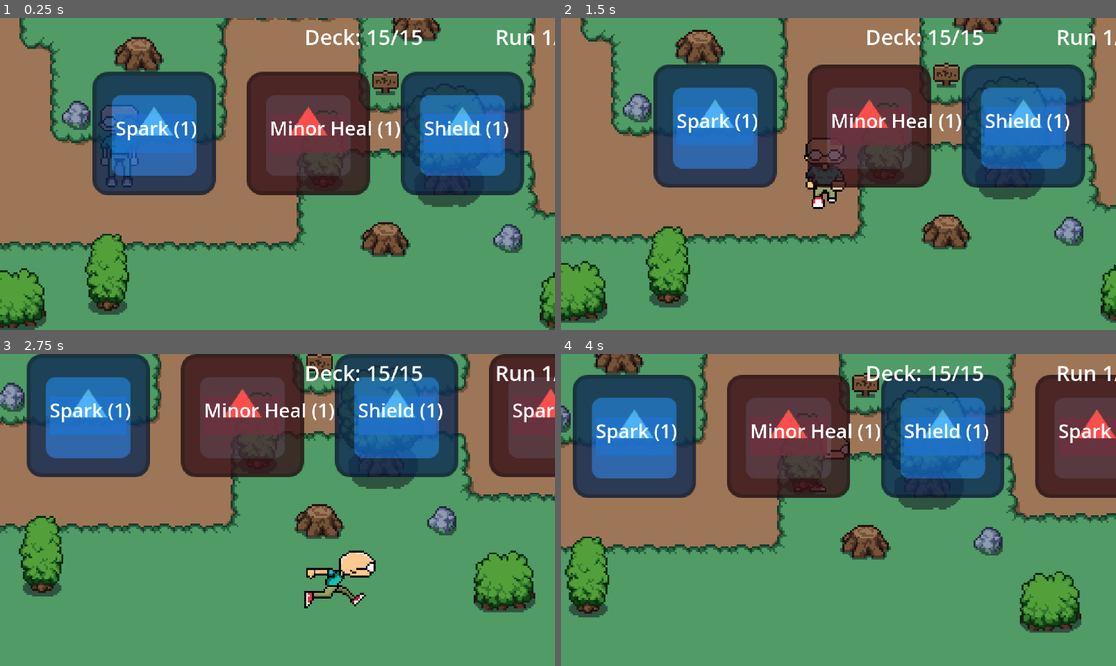
Above: before the commit, frames 1-4 (two rows, left to right).
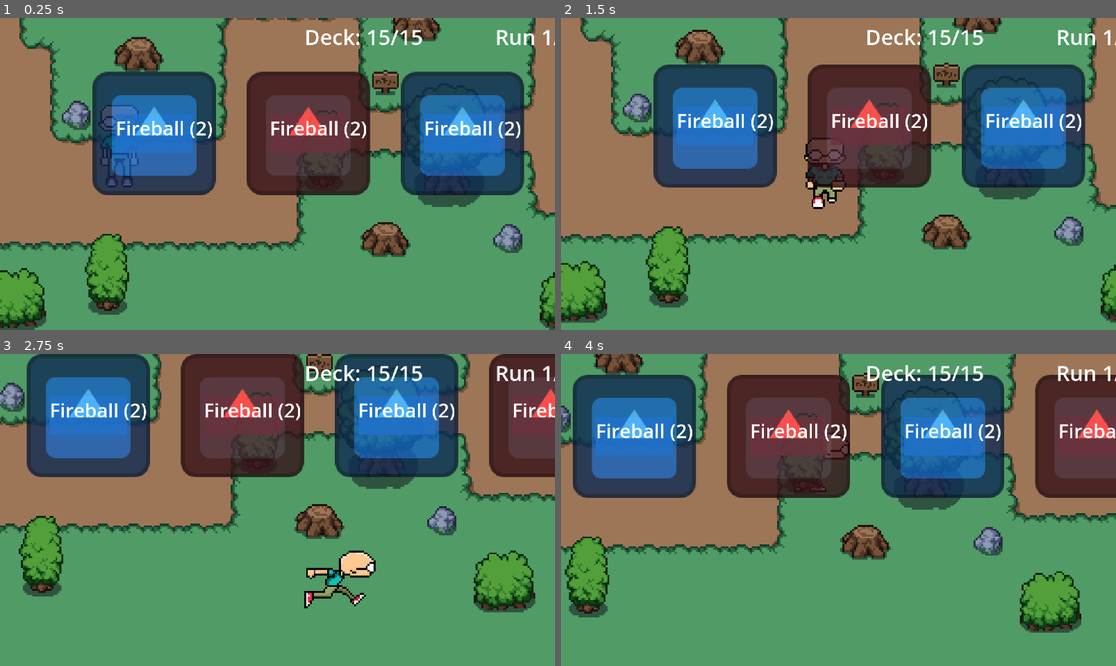
Above: after the commit, the same moments.

Repository: McBoatright/godot-game-project
Game: Godot game, scene res://scenes/world.tscn
Two runs of this game, one before a commit and one after it. Both use one fixed random seed, a clock stepped at 60 frames per second and the inputs below. The project has no main scene, so this scene is started directly. The engine's default icon, where the game draws it, is replaced by a stand-in: a white triangle on a blue panel in a dark square.
Inputs:
- Up to frame 1 (0.25 s): no input
- Up to frame 2 (1.5 s): tap Enter (ui_accept) at 0.5, 0.77 s; hold Right (ui_right) 0.53-1.28 s; tap E (attack) at 0.6, 1.35 s; hold Down (ui_down) from 1.28 s (still down)
- Up to frame 3 (2.75 s): tap Enter (ui_accept) at 1.52 s; release Down (ui_down) at 2.03 s; hold Right (ui_right) from 2.03 s (still down); hold 1 from 2.03 s (still down); tap E (attack) at 2.3 s
- Up to frame 4 (4 s): release Right (ui_right) at 2.78 s; release 1 at 2.78 s; hold Up (ui_up) 2.78-3.53 s; tap 2 at 2.85 s; tap Enter (ui_accept) at 3.02, 3.77 s; tap E (attack) at 3.05, 3.8 s; hold Left (ui_left) from 3.53 s (still down); hold 3 from 3.53 s (still down)

The runs differ from the first frame. In frame 1, 1.4% of the frame differs, in the area x 21-94%, y 32-40%; in frame 2, 1.4%; in frame 3, 1.6%; in frame 4, 1.6%, in the area x 6-100%, y 22-29%.

Commit message:
Fix projectile damage and add Shield spell
- Fixed projectile collision detection (ignore detection_area, hit enemy_hitbox)
- Added collision_layer to enemy_hitbox for proper projectile detection
- Increased projectile sprite size (0.3 -> 0.5 scale)
- Created Shield spell system (3 mana, blocks 3 damage, one-time use)
- Shield visual (blue semi-transparent sprite) spawns around player
- Damage now applies to shield first, then health
- Added take_damage() function to handle shield absorption
- Updated test deck: 8 Shields + 7 Fireballs (15 total)
- Updated river patterns for 2-mana and 3-mana spell distribution

Diff:
--- a/scenes/enemy.tscn
+++ b/scenes/enemy.tscn
@@ -157,6 +157,8 @@
 shape = SubResource("CircleShape2D_7k104")
 
 [node name="enemy_hitbox" type="Area2D" parent="."]
+collision_layer = 2
+collision_mask = 2
 
 [node name="CollisionShape2D" type="CollisionShape2D" parent="enemy_hitbox"]
 position = Vector2(0, -3)
--- a/scenes/projectile.tscn
+++ b/scenes/projectile.tscn
@@ -8,11 +8,13 @@
 
 [node name="Projectile" type="Area2D"]
 collision_layer = 16
-collision_mask = 10
+collision_mask = 2
+monitoring = true
+monitorable = true
 script = ExtResource("1_v8j3k")
 
 [node name="Sprite2D" type="Sprite2D" parent="."]
-scale = Vector2(0.3, 0.3)
+scale = Vector2(0.5, 0.5)
 texture = ExtResource("2_rock")
 
 [node name="CollisionShape2D" type="CollisionShape2D" parent="."]
--- a/scripts/deck_manager.gd
+++ b/scripts/deck_manager.gd
@@ -16,37 +16,28 @@
 	refresh_deck()
 
 func initialize_spells():
-	# 15 total spells - 3 per river run (tier)
-	# Run 1: 1 mana spells
-	# Run 2: 2 mana spells
-	# Run 3: 3 mana spells
-	# Run 4: 4 mana spells
-	# Run 5: 5 mana spells
+	# TESTING DECK: 8 Shield + 7 Fireball = 15 total
+	# Shield: 3 mana, blocks 3 damage, one-time use
+	# Fireball: 2 mana, projectile, reusable
 
-	# Tier 1 spells (1 mana) - 3 spells for river run 1
-	all_spells.append(Spell.new("Spark", 1, "damage", "Quick lightning bolt", 15, false))
-	all_spells.append(Spell.new("Minor Heal", 1, "heal", "Small health recovery", 10, true))
-	all_spells.append(Spell.new("Shield", 1, "buff", "Temporary defense boost", 5, true))
+	# 8 Shield spells (3 mana)
+	all_spells.append(Spell.new("Shield", 3, "shield", "Blocks 3 damage", 3, false))
+	all_spells.append(Spell.new("Shield", 3, "shield", "Blocks 3 damage", 3, false))
+	all_spells.append(Spell.new("Shield", 3, "shield", "Blocks 3 damage", 3, false))
+	all_spells.append(Spell.new("Shield", 3, "shield", "Blocks 3 damage", 3, false))
+	all_spells.append(Spell.new("Shield", 3, "shield", "Blocks 3 damage", 3, false))
+	all_spells.append(Spell.new("Shield", 3, "shield", "Blocks 3 damage", 3, false))
+	all_spells.append(Spell.new("Shield", 3, "shield", "Blocks 3 damage", 3, false))
+	all_spells.append(Spell.new("Shield", 3, "shield", "Blocks 3 damage", 3, false))
 
-	# Tier 2 spells (2 mana) - 3 spells for river run 2
+	# 7 Fireball spells (2 mana)
 	all_spells.append(Spell.new("Fireball", 2, "projectile", "Fire a rock projectile", 2, true))
-	all_spells.append(Spell.new("Ice Shard", 2, "damage", "Cold damage with slow", 25))
-	all_spells.append(Spell.new("Haste", 2, "buff", "Speed boost", 10))
-
-	# Tier 3 spells (3 mana) - 3 spells for river run 3
-	all_spells.append(Spell.new("Lightning Strike", 3, "damage", "Heavy lightning damage", 50))
-	all_spells.append(Spell.new("Greater Heal", 3, "heal", "Restore significant health", 40))
-	all_spells.append(Spell.new("Weaken", 3, "debuff", "Reduce enemy damage", 15))
-
-	# Tier 4 spells (4 mana) - 3 spells for river run 4
-	all_spells.append(Spell.new("Meteor", 4, "damage", "Massive area damage", 70))
-	all_spells.append(Spell.new("Full Barrier", 4, "buff", "Strong damage absorption", 30))
-	all_spells.append(Spell.new("Drain", 4, "utility", "Steal enemy health", 35))
-
-	# Tier 5 spells (5 mana) - 3 spells for river run 5
-	all_spells.append(Spell.new("Annihilation", 5, "damage", "Ultimate destruction", 100))
-	all_spells.append(Spell.new("Resurrection", 5, "heal", "Full health restore", 100))
-	all_spells.append(Spell.new("Time Stop", 5, "utility", "Freeze all enemies", 0))
+	all_spells.append(Spell.new("Fireball", 2, "projectile", "Fire a rock projectile", 2, true))
+	all_spells.append(Spell.new("Fireball", 2, "projectile", "Fire a rock projectile", 2, true))
+	all_spells.append(Spell.new("Fireball", 2, "projectile", "Fire a rock projectile", 2, true))
+	all_spells.append(Spell.new("Fireball", 2, "projectile", "Fire a rock projectile", 2, true))
+	all_spells.append(Spell.new("Fireball", 2, "projectile", "Fire a rock projectile", 2, true))
+	all_spells.append(Spell.new("Fireball", 2, "projectile", "Fire a rock projectile", 2, true))
 
 	print("Deck initialized with ", all_spells.size(), " spells")
 
--- a/scripts/player.gd
+++ b/scripts/player.gd
@@ -27,6 +27,10 @@
 var active_buffs: Array = []  # Array of {name, duration, power}
 var speed_buff: float = 0.0  # Speed multiplier from buffs
 var defense_buff: float = 0.0  # Damage reduction from buffs
+
+# Shield system
+var shield_health: int = 0  # Current shield HP (blocks damage)
+var shield_visual = null  # Visual shield sprite
 
 const speed = 100
 var current_dir = "none"
@@ -217,10 +221,25 @@
 
 func enemy_attack():
 	if enemy_inattack_range and enemy_attack_cooldown == true:
-		health = health - 20
+		take_damage(20)
 		enemy_attack_cooldown = false
 		$player_hitbox/attack_cooldown.start()
-		print(health)
+
+func take_damage(damage: int):
+	# Apply damage, shield absorbs first
+	if shield_health > 0:
+		var blocked = min(damage, shield_health)
+		shield_health -= blocked
+		damage -= blocked
+		print("Shield blocked ", blocked, " damage! Shield: ", shield_health, "/3")
+
+		if shield_health <= 0:
+			remove_shield_visual()
+
+	# Apply remaining damage to health
+	if damage > 0:
+		health -= damage
+		print("Took ", damage, " damage! Health: ", health, "/100")
 
 
 func _on_attack_cooldown_timeout() -> void:
@@ -541,6 +560,8 @@
 			apply_debuff_spell(spell)
 		"utility":
 			apply_utility_spell(spell)
+		"shield":
+			apply_shield_spell(spell)
 
 func apply_projectile_spell(spell: Spell):
 	# Spawn a projectile in the direction player is facing
@@ -682,6 +703,33 @@
 		else:
 			i += 1
 
+func apply_shield_spell(spell: Spell):
+	# Add shield HP and spawn visual
+	shield_health = spell.power
+	print("  -> Shield activated! Blocks ", shield_health, " damage")
+	spawn_shield_visual()
+
+func spawn_shield_visual():
+	# Remove old shield if exists
+	remove_shield_visual()
+
+	# Create circular shield sprite around player
+	shield_visual = Sprite2D.new()
+	var shield_texture = load("res://Art/sprites/objects/rock_in_water_01.png")
+	shield_visual.texture = shield_texture
+	shield_visual.scale = Vector2(1.5, 1.5)
+	shield_visual.modulate = Color(0.5, 0.5, 1.0, 0.6)  # Blue semi-transparent
+	shield_visual.z_index = -1  # Behind player
+	add_child(shield_visual)
+
+	print("Shield visual spawned")
+
+func remove_shield_visual():
+	if shield_visual:
+		shield_visual.queue_free()
+		shield_visual = null
+		print("Shield broken!")
+
 func print_hand():
 	print("=== HAND [Consumed: ", consumed_spells, "] ===")
 	for i in range(MAX_HAND_SIZE):
--- a/scripts/projectile.gd
+++ b/scripts/projectile.gd
@@ -8,6 +8,8 @@
 var caster = null  # Who cast this spell (player or enemy)
 
 func _ready():
+	print("Projectile created - damage: ", damage, " speed: ", speed)
+
 	# Auto-destroy after lifetime
 	var timer = Timer.new()
 	timer.wait_time = lifetime
@@ -18,6 +20,9 @@
 
 	# Connect collision detection
 	body_entered.connect(_on_body_entered)
+	area_entered.connect(_on_area_entered)
+
+	print("Projectile collision_mask: ", collision_mask, " collision_layer: ", collision_layer)
 
 func _physics_process(delta):
 	# Move projectile in direction
@@ -57,6 +62,28 @@
 		print("Hit obstacle")
 		queue_free()
 
+func _on_area_entered(area: Area2D):
+	print("Projectile hit area: ", area.name)
+
+	# Ignore detection_area (enemy chase detection) - only hit enemy_hitbox
+	if area.name == "detection_area":
+		print("  Ignoring detection_area")
+		return
+
+	# Walk up the parent chain to find the enemy
+	var node = area
+	while node:
+		if node.is_in_group("enemies"):
+			if node.has_method("take_spell_damage"):
+				node.take_spell_damage(damage)
+				print("Area collision - dealt ", damage, " damage to ", node.name, "!")
+			queue_free()
+			return
+		node = node.get_parent()
+
+	print("  Hit area but couldn't find enemy in parent chain")
+
 func _on_lifetime_timeout():
 	# Projectile expired without hitting anything
+	print("Projectile lifetime expired")
 	queue_free()
--- a/scripts/river_manager.gd
+++ b/scripts/river_manager.gd
@@ -8,11 +8,11 @@
 
 # River run patterns [tier1, tier2] for each run
 const RUN_PATTERNS = [
-	[1, 1],      # Run 1: Only 1-cost spells
-	[2, 2],      # Run 2: Only 2-cost spells
-	[3, 3],      # Run 3: Only 3-cost spells
-	[4, 4],      # Run 4: Only 4-cost spells
-	[5, 5]       # Run 5: Only 5-cost spells
+	[2, 2],      # Run 1: 2-mana (Fireball)
+	[3, 3],      # Run 2: 3-mana (Shield)
+	[2, 3],      # Run 3: 2-3 mana (Both)
+	[2, 3],      # Run 4: 2-3 mana (Both)
+	[2, 3]       # Run 5: 2-3 mana (Both)
 ]
 
 # River state
